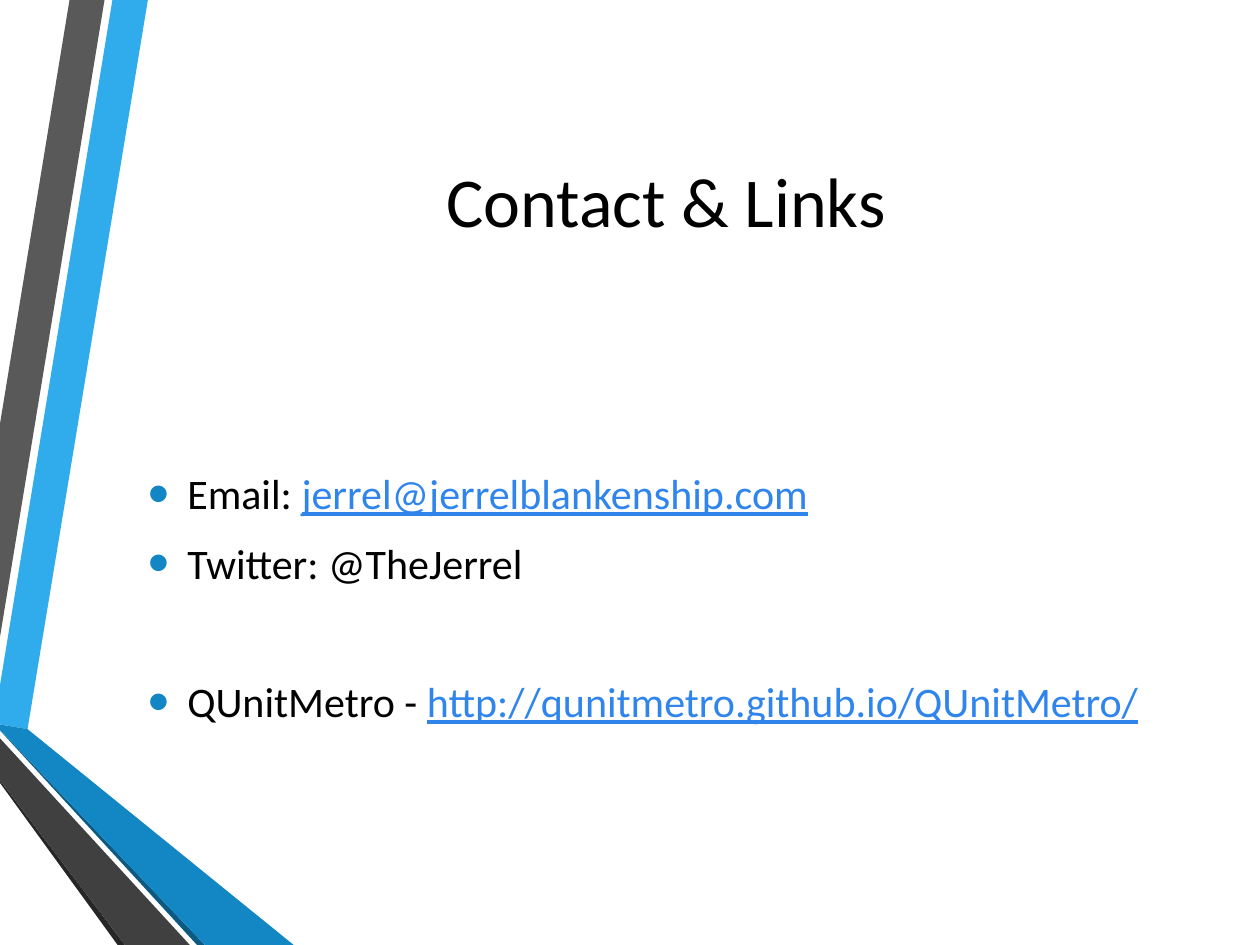
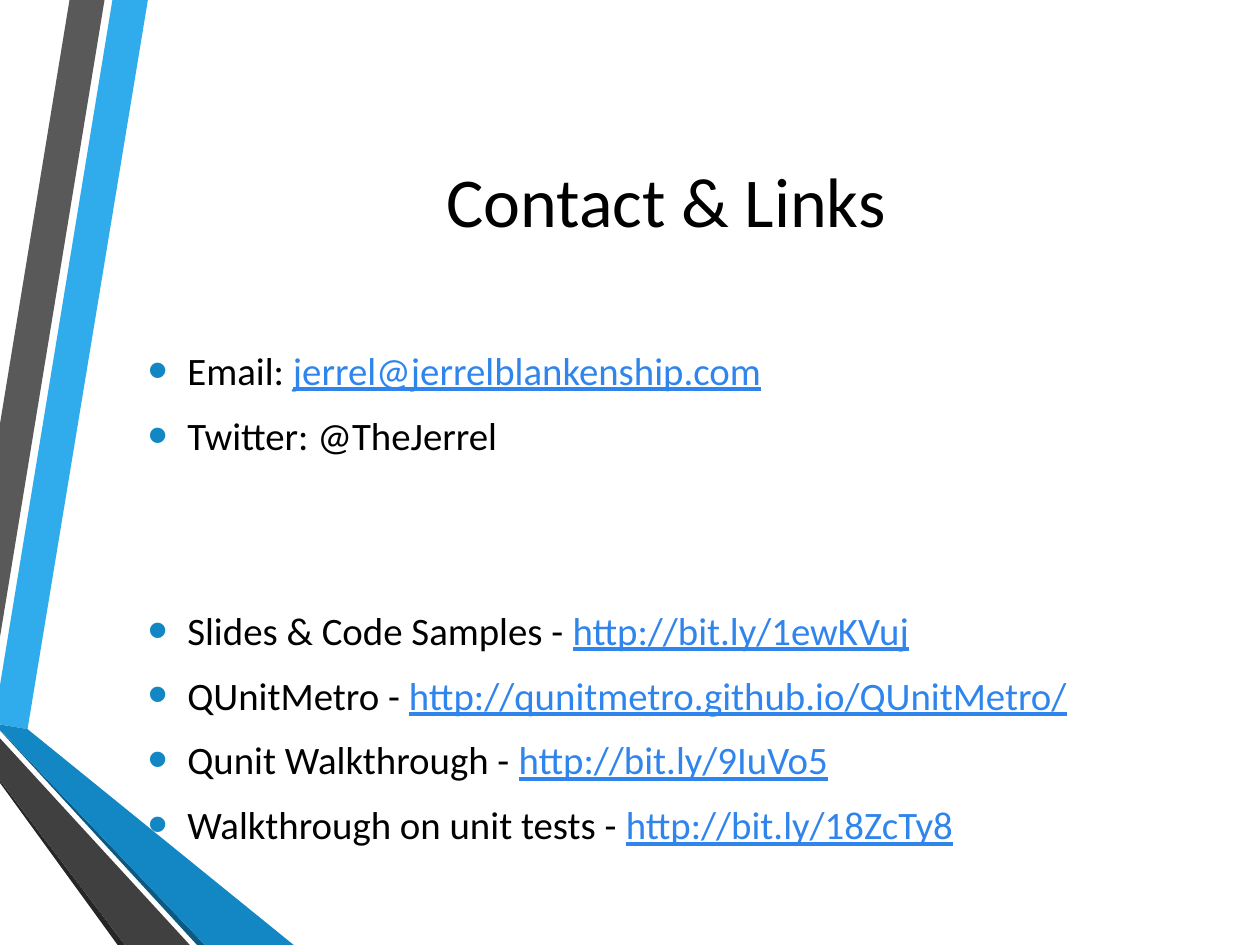
Before and after one commit to jerrelblankenship/Presentations, a slide deck: slide 9 of MamaSaidTestYourCode/AgileDotNet2013/Mama Said Test Your Code.pptx. Drawn at 1260x945 pixels with LibreOffice and Linux fonts; fonts in the diff are those of the drawing; background and template pictures are left out. Boxes give left, top, right and bottom in pixels: in the first picture for what was removed or moved away, otherwise in the second. Text is boxed around its words. In the diff, an @@ line names an element or a change of style, - is before the commit and + after.

Commit message:
AgileDotNet2013 - Slide changes

```diff
--- a/MamaSaidTestYourCode/AgileDotNet2013/Mama Said Test Your Code.pptx
+++ b/MamaSaidTestYourCode/AgileDotNet2013/Mama Said Test Your Code.pptx
@@ text at (187,358,1067,717): size 24 to 22.2 pt in "Email: jerrel@jerrelblankenship.com", "Twitter: @TheJerrel", "QUnitMetro - http://qunitmetro.github.io/QUnitMetro/" @@
@@ text at (187,618,909,652): paragraph added @@
+• Slides & Code Samples - http://bit.ly/1ewKVuj
@@ text at (187,747,953,846): paragraphs added @@
+• Qunit Walkthrough - http://bit.ly/9IuVo5
+• Walkthrough on unit tests - http://bit.ly/18ZcTy8
```
